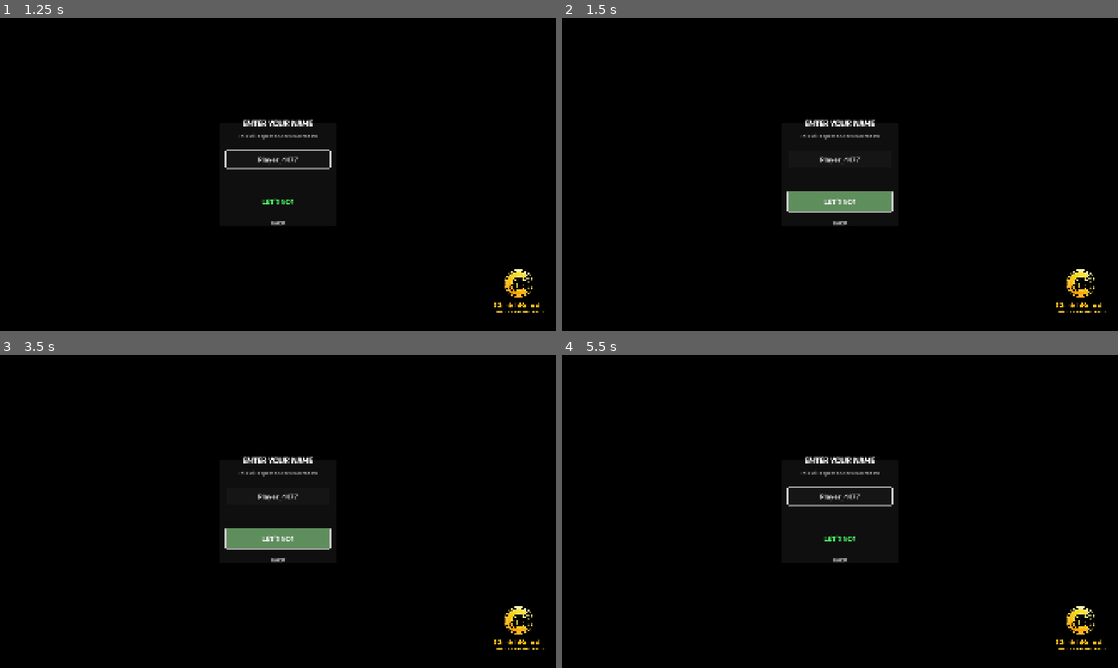
Above: before the commit, frames 1-4 (two rows, left to right).
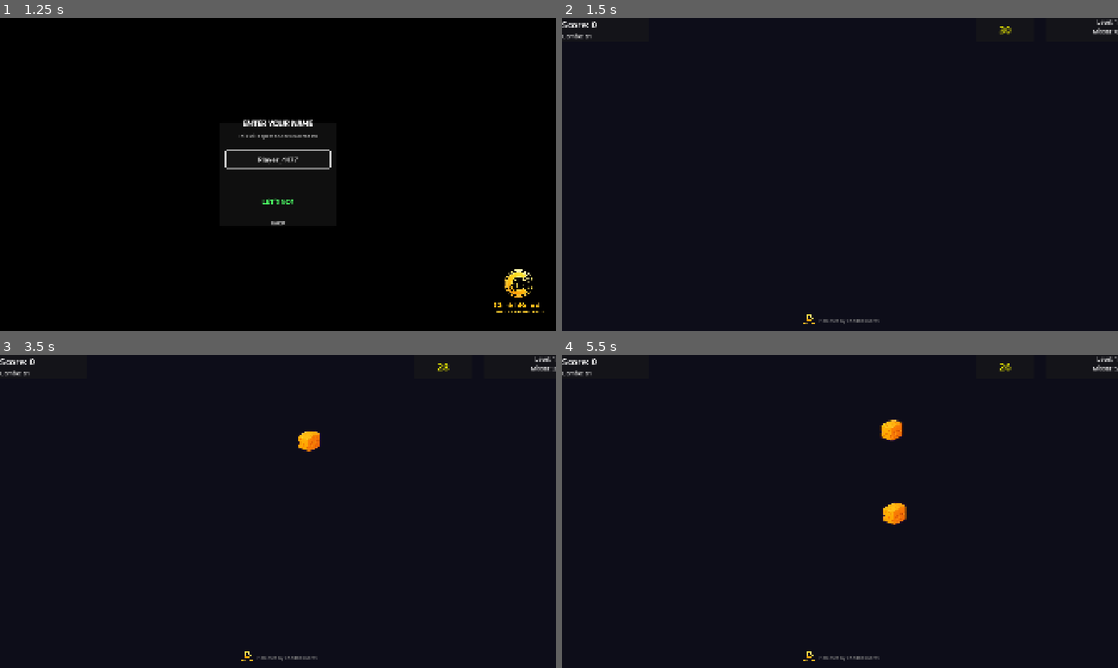
Above: after the commit, the same moments.

Repository: cheddatech/CheddaBoards-Godot
Game: Godot game, scene res://MainMenu.tscn
The game is run twice, just before and just after one commit, with the same random seed, the same clock (stepped at 60 frames per second) and the same inputs.
Inputs (mouse positions are in pixels of both pictures, inside the frame that each line leads up to):
- Up to frame 1 (1.25 s): click "PLAY NOW" at 0.5 s
- Up to frame 2 (1.5 s): click "LET'S GO!" at 1.25 s
- Up to frame 3 (3.5 s): click (278, 539) at 2 s, where only the run before the commit has a clickable "LET'S GO!"; click (278, 539) at 2.75 s, where only the run before the commit has a clickable "LET'S GO!"
- Up to frame 4 (5.5 s): click (840, 561) at 3.5 s, where only the run before the commit has a clickable "Back"; click (840, 398) at 4.25 s, where only the run before the commit has a clickable "PLAY AS PLAYER_4477"; tap Enter at 5 s; move the mouse to (962, 495) at 5.02 s; click (962, 495) at 5.17 s

Frame 1 is identical in both runs. In frame 2, 95% of the frame differs, in the area x 0-100%, y 0-100%; in frame 3, 95%; in frame 4, 94%.
Error before the commit: Invalid call. Nonexistent function 'change_nickname_to' in base 'Node (CheddaBoards.gd)'. (res://MainMenu.gd:757)

Commit message:
Update MainMenu.gd

Diff:
--- a/MainMenu.gd
+++ b/MainMenu.gd
@@ -752,9 +752,8 @@
 	CheddaBoards.set_player_id(anonymous_player_id)
 	_log("Set player ID to: %s" % anonymous_player_id)
 
-	# ALWAYS sync nickname to backend (ensures it's set correctly)
 	_log(">>> Calling change_nickname_to('%s')" % name_text)
-	CheddaBoards.change_nickname_to(name_text)
+	CheddaBoards.change_nickname(name_text)
 
 	# Login as anonymous with the nickname
 	_log(">>> Calling login_anonymous('%s')" % name_text)
